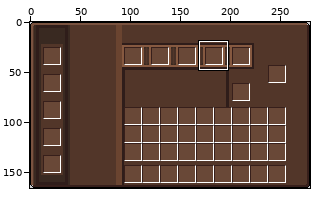
One commit to this sprite sheet: src/main/resources/assets/mystias_izakaya/textures/screens/cooking_range_ui.png. Above, an overview of the earlier version with the close-up marked.
Close-up. The starting point:
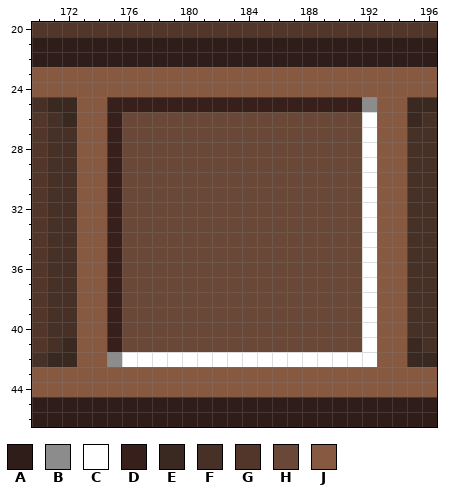
The file is 280x166 pixels. Colours within 5 levels of each other are drawn and written as one. Shown: x 170..196, y 20..46. The commit also changed other parts of the picture, which this record leaves out.
Palette (. is transparent): A #2f1d1a  B #8c8c8c  C #ffffff  D #371f1b  E #392921  F #473026  G #523629  H #694837  J #865940
Pixels before, first column x 170:
20 GGGGGGGGGGGGGGGGGGGGGGGGGGG
21 AAAAAAAAAAAAAAAAAAAAAAAAAAA
22 AAAAAAAAAAAAAAAAAAAAAAAAAAA
23 JJJJJJJJJJJJJJJJJJJJJJJJJJJ
24 JJJJJJJJJJJJJJJJJJJJJJJJJJJ
25 FEEJJDDDDDDDDDDDDDDDDDBJJEE
26 GFEJJDHHHHHHHHHHHHHHHHCJJEF
27 GFFJJDHHHHHHHHHHHHHHHHCJJFF
28 GFFJJDHHHHHHHHHHHHHHHHCJJFF
29 GFFJJDHHHHHHHHHHHHHHHHCJJFF
30 GFFJJDHHHHHHHHHHHHHHHHCJJFF
31 GFFJJDHHHHHHHHHHHHHHHHCJJFF
32 GFFJJDHHHHHHHHHHHHHHHHCJJFF
33 GFFJJDHHHHHHHHHHHHHHHHCJJFF
34 GFFJJDHHHHHHHHHHHHHHHHCJJFF
35 GFFJJDHHHHHHHHHHHHHHHHCJJFF
36 GFFJJDHHHHHHHHHHHHHHHHCJJFF
37 GFFJJDHHHHHHHHHHHHHHHHCJJFF
38 GFFJJDHHHHHHHHHHHHHHHHCJJFF
39 GFFJJDHHHHHHHHHHHHHHHHCJJFF
40 GFFJJDHHHHHHHHHHHHHHHHCJJFF
41 GFEJJDHHHHHHHHHHHHHHHHCJJEF
42 FEEJJBCCCCCCCCCCCCCCCCCJJEE
43 JJJJJJJJJJJJJJJJJJJJJJJJJJJ
44 JJJJJJJJJJJJJJJJJJJJJJJJJJJ
45 AAAAAAAAAAAAAAAAAAAAAAAAAAA
46 AAAAAAAAAAAAAAAAAAAAAAAAAAA
The same view after the edit:
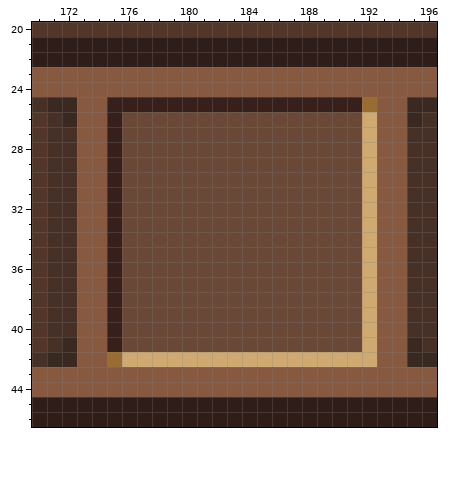
Edits made:
colour B: #8c8c8c -> #996c33
colour C: #ffffff -> #cfa972
